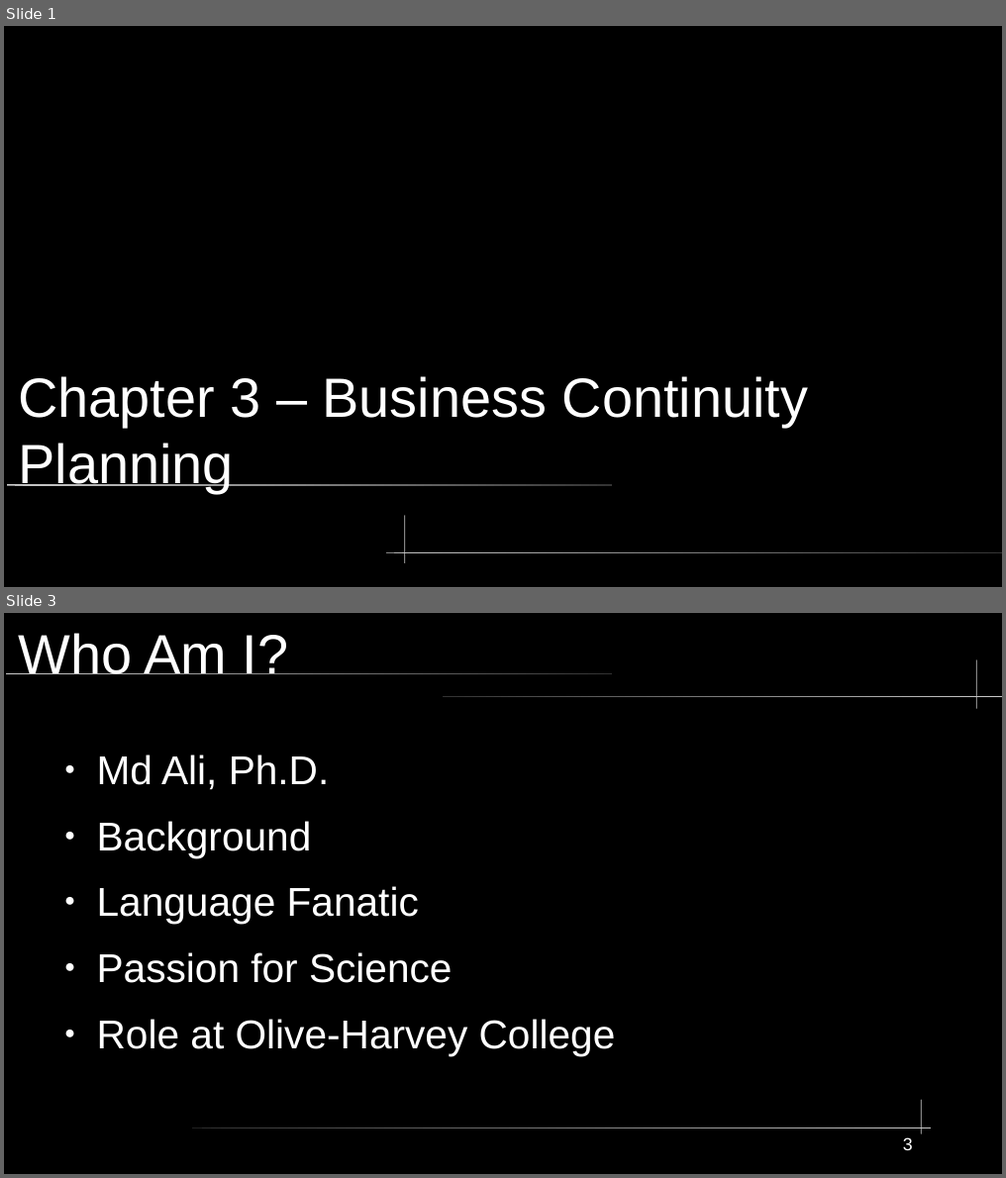
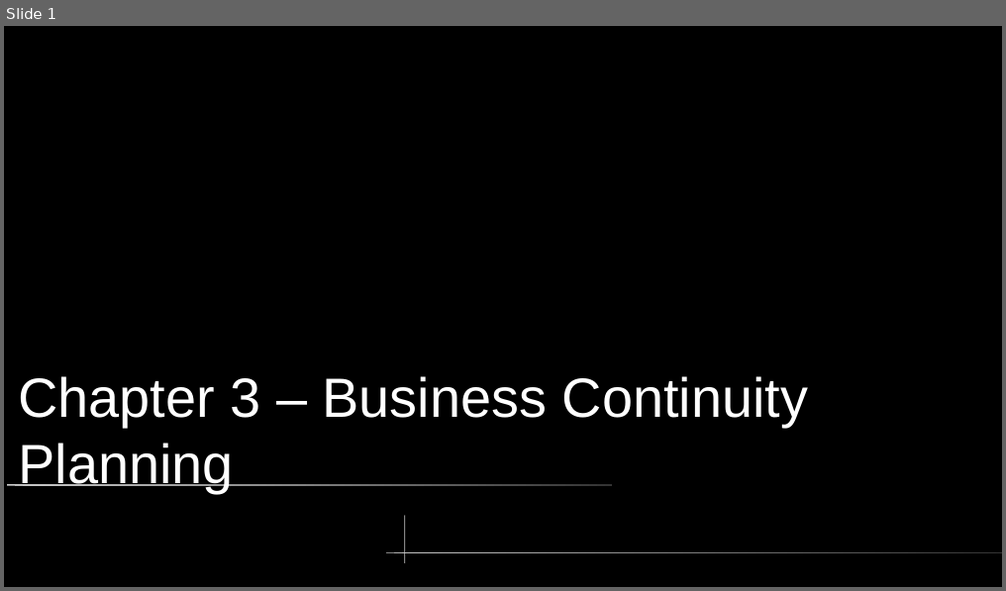
Before and after one commit to City-Colleges-of-Chicago-Cybersecurity/COMPSFI-214, a slide deck: 2026/Spring/powerpoints/Chatper-03-Business-Continuity-Planning.odp. Shown one above the other, each under a label of ours: slides 1 and 3 before the commit, slide 1 after it; the slides between them are not shown. The pictures are 1006x1178 and 1006x591 pixels, drawn with LibreOffice and Linux fonts; fonts in the diff are those of the drawing. Boxes give left, top, right and bottom in pixels: in the first picture for what was removed or moved away, otherwise in the second. Text is boxed around its words. In the diff, an @@ line names an element or a change of style, - is before the commit and + after.

```diff
--- a/2026/Spring/powerpoints/Chatper-03-Business-Continuity-Planning.odp
+++ b/2026/Spring/powerpoints/Chatper-03-Business-Continuity-Planning.odp
@@ slide 3 removed at [4,613,1002,1174], background #000000 @@
@@ title removed at [18,633,289,674] @@
-Who Am I?
@@ freeform shape removed at [976,661,977,709] @@
@@ rounded rectangle removed at [6,672,612,674] @@
@@ rounded rectangle removed at [444,696,1002,697] @@
@@ text removed at [97,755,616,1057] @@
-● Md Ali, Ph.D.
-● Background
-● Language Fanatic
-● Passion for Science
-● Role at Olive-Harvey College
@@ freeform shape removed at [922,1100,923,1135] @@
@@ rounded rectangle removed at [192,1128,932,1129] @@
@@ page number removed at [903,1138,913,1151] @@
-3
```
Also in this commit, not shown: 8 slides added, 6 other slides removed.
